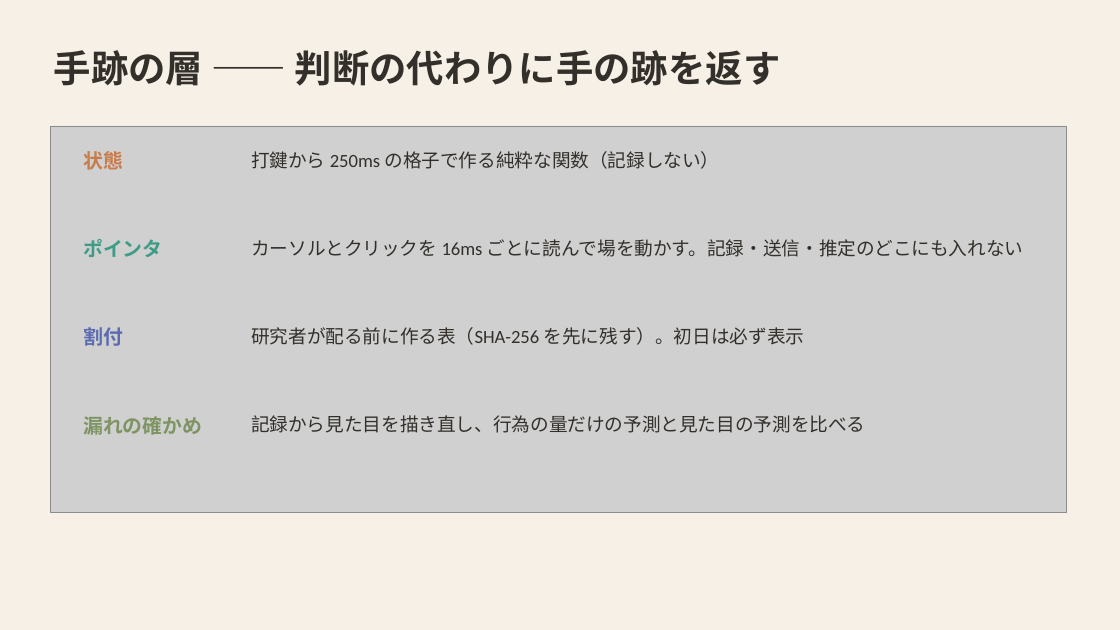
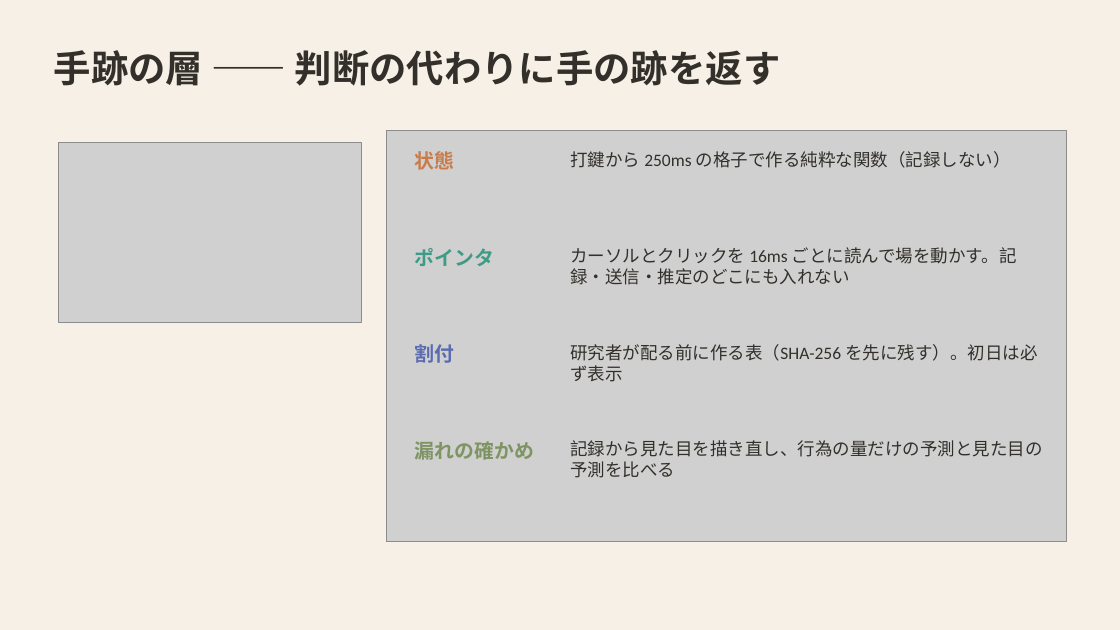
Before and after one commit to mikotomiura/GSE-prototype, a slide deck: slide 22 of docs/slides/project-overview/GSE_project_tech.pptx (slide 18 before the commit). Drawn at 1120x630 pixels with LibreOffice and Linux fonts; fonts in the diff are those of the drawing; grey boxes stand for pictures. Boxes give left, top, right and bottom in pixels: in the first picture for what was removed or moved away, otherwise in the second. Text is boxed around its words. In the diff, an @@ line names an element or a change of style, - is before the commit and + after.

```diff
--- a/docs/slides/project-overview/GSE_project_tech.pptx
+++ b/docs/slides/project-overview/GSE_project_tech.pptx
@@ picture added at bbox=[59, 143, 361, 323] @@
@@ picture: place and size @@
-picture at bbox=[50, 126, 1067, 513]
+picture at bbox=[386, 130, 1067, 542]
@@ text "状態": place and size @@
-text "状態" at bbox=[83, 151, 123, 170]
+text "状態" at bbox=[415, 151, 455, 170]
@@ text "打鍵から 250ms の格子で作る純粋な関数（記録しない）": place and size @@
-text "打鍵から 250ms の格子で作る純粋な関数（記録しない）" at bbox=[251, 151, 719, 169]
+text "打鍵から 250ms の格子で作る純粋な関数（記録しない）" at bbox=[570, 151, 1011, 168]
@@ text "ポインタ": place and size @@
-text "ポインタ" at bbox=[83, 239, 162, 257]
+text "ポインタ" at bbox=[415, 248, 494, 266]
@@ text "カーソルとクリックを 16ms ごとに読んで場を動かす。記録・送信・推定のどこにも入れない": place and size @@
-text "カーソルとクリックを 16ms ごとに読んで場を動かす。記録・送信・推定のどこにも入れない" at bbox=[251, 239, 1024, 257]
+text "カーソルとクリックを 16ms ごとに読んで場を動かす。記録・送信・推定のどこにも入れない" at bbox=[570, 247, 1017, 285]
@@ text "割付": place and size @@
-text "割付" at bbox=[83, 327, 123, 346]
+text "割付" at bbox=[415, 344, 455, 363]
@@ text "研究者が配る前に作る表（SHA-256 を先に残す）。初日は必ず表示": place and size @@
-text "研究者が配る前に作る表（SHA-256 を先に残す）。初日は必ず表示" at bbox=[251, 327, 805, 345]
+text "研究者が配る前に作る表（SHA-256 を先に残す）。初日は必ず表示" at bbox=[570, 344, 1037, 382]
@@ text "漏れの確かめ": place and size @@
-text "漏れの確かめ" at bbox=[83, 416, 202, 435]
+text "漏れの確かめ" at bbox=[415, 441, 534, 460]
@@ size 16 to 15 pt in 4 elements at bbox=[570, 151, 1011, 168], bbox=[570, 247, 1017, 285], bbox=[570, 344, 1037, 382], bbox=[570, 440, 1042, 478] @@
@@ text "記録から見た目を描き直し、行為の量だけの予測と見た目の予測を比べる": place and size @@
-text "記録から見た目を描き直し、行為の量だけの予測と見た目の予測を比べる" at bbox=[251, 415, 865, 433]
+text "記録から見た目を描き直し、行為の量だけの予測と見た目の予測を比べる" at bbox=[570, 440, 1042, 478]
```
Also in this commit, not shown: 11 other slides changed, 10 slides added, 3 slides removed, 20 other files.
